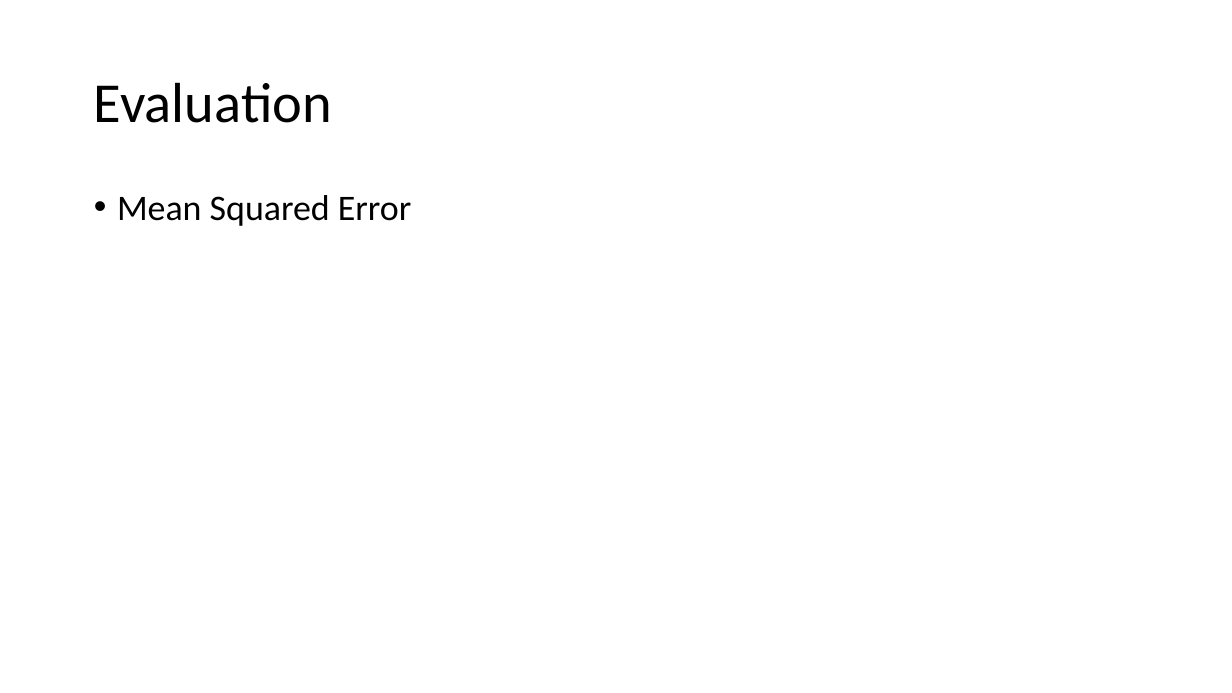
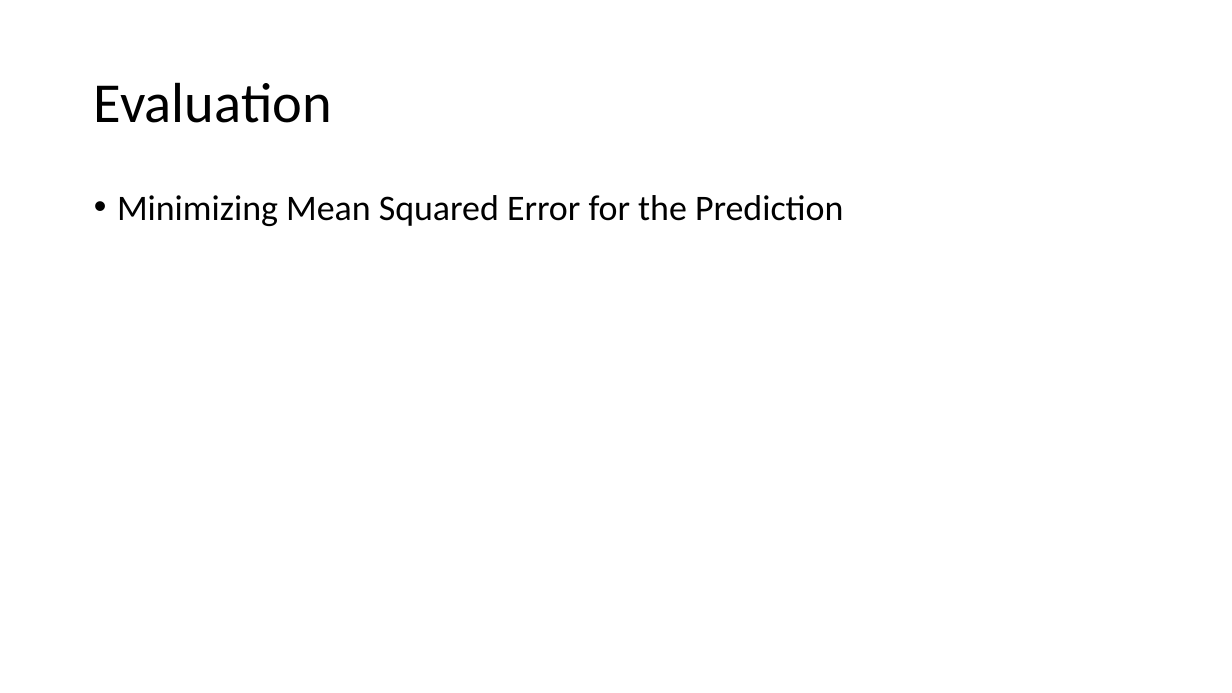
Before and after one commit to mariiader/adc_project, a slide deck: slide 11 of DengAI_PP.pptx (slide 10 before the commit). Drawn at 1232x693 pixels with LibreOffice and Linux fonts; fonts in the diff are those of the drawing. Boxes give left, top, right and bottom in pixels: in the first picture for what was removed or moved away, otherwise in the second. Text is boxed around its words. In the diff, an @@ line names an element or a change of style, - is before the commit and + after.

```diff
--- a/DengAI_PP.pptx
+++ b/DengAI_PP.pptx
@@ text at <box>117,195,843,226</box>: text changed @@
-• Mean Squared Error
+• Minimizing Mean Squared Error for the Prediction
```
Also in this commit, not shown: 3 other slides changed, 1 slide added, 6 other files.
